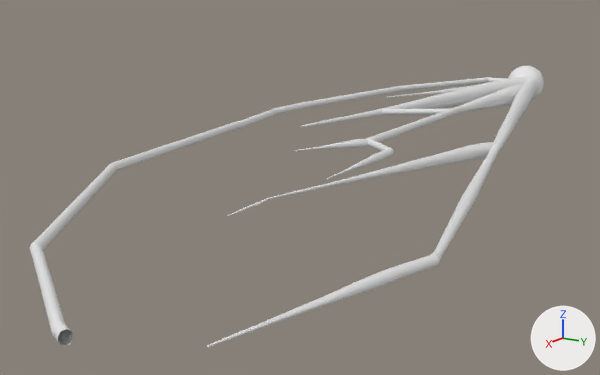
The Blender file DustMiteLegs1.blend as it was, and as the next commit left it.
Rendered twice from a 50 mm camera at (8.12, 4.14, 1.68) aimed at (1.05, -0.6, -0.52). Arrows for +X, +Y and +Z are at lower right; the lights stay in place. The first picture is the older version.

Before the edit, the objects in view are built like this:
```python
ob_cylinder_001 = bpy.data.objects.new('Cylinder.001', me_cylinder_002)
ob_cylinder_001.location = (0.377, 1.209, 0.0)
ob_cylinder_001.rotation_euler = (-17.28, 1.571, 4.462)  # degrees (90, 90, 256)
ob_cylinder_001.scale = (0.0721, 0.0734, 0.349)
ob_cylinder_012 = bpy.data.objects.new('Cylinder.012', me_cylinder_021)
ob_cylinder_012.location = (-3.952, -1.184, 0.0)
ob_cylinder_012.rotation_euler = (0.183, 1.571, -0.2)  # degrees (10, 90, -11)
ob_cylinder_012.scale = (0.04, 0.04, 1.0)
ob_cylinder_013 = bpy.data.objects.new('Cylinder.013', me_cylinder_022)
ob_cylinder_013.location = (-2.002, -1.692, 0.0)
ob_cylinder_013.rotation_euler = (-0.00106, 1.571, -0.136)  # degrees (-0.1, 90, -7.8)
ob_cylinder_013.scale = (0.04, 0.0402, 1.14)
ob_cylinder_014 = bpy.data.objects.new('Cylinder.014', me_cylinder_023)
ob_cylinder_014.location = (-4.799, -0.552, 0.0)
ob_cylinder_014.rotation_euler = (-1.685, 1.571, 0.0)  # degrees (-97, 90, 0)
ob_cylinder_014.scale = (0.0373, 0.0373, 0.286)
ob_cylinder_015 = bpy.data.objects.new('Cylinder.015', me_cylinder_024)
ob_cylinder_015.location = (-0.496, -1.86, 0.0)
ob_cylinder_015.rotation_euler = (-0.168, 1.571, -0.208)  # degrees (-9.6, 90, -12)
ob_cylinder_015.scale = (0.0404, 0.0402, 0.39)
ob_cylinder_016 = bpy.data.objects.new('Cylinder.016', me_cylinder_025)
ob_cylinder_016.location = (0.284, -1.769, -0.009)
ob_cylinder_016.rotation_euler = (-0.209, 1.571, 0.0)  # degrees (-12, 90, 0)
ob_cylinder_016.scale = (0.0401, 0.0405, 0.493)
ob_cylinder_017 = bpy.data.objects.new('Cylinder.017', me_cylinder_026)
ob_cylinder_017.location = (1.885, -1.474, 0.0)
ob_cylinder_017.rotation_euler = (-0.171, 1.571, 0.0)  # degrees (-10, 90, 0)
ob_cylinder_017.scale = (0.04, 0.0402, 1.18)
ob_cylinder_018 = bpy.data.objects.new('Cylinder.018', me_cylinder_027)
ob_cylinder_018.location = (3.974, -0.647, 0.0)
ob_cylinder_018.rotation_euler = (-0.595, 1.571, 0.0)  # degrees (-34, 90, 0)
ob_cylinder_018.scale = (0.04, 0.0402, 1.14)
ob_cylinder_019 = bpy.data.objects.new('Cylinder.019', me_cylinder_028)
ob_cylinder_019.location = (5.297, 0.549, 0.0)
ob_cylinder_019.rotation_euler = (0.183, 1.571, 1.153)  # degrees (10, 90, 66)
ob_cylinder_019.scale = (0.0428, 0.0358, 0.721)
# also in view: 'Cylinder.004' at (-2.5, -0.43, 0.0); 'Cylinder.008' at (4.52, 2.0, 0.0); 'Cylinder.005' at (-0.16, 0.02, 0.0); 'Cylinder.002' at (-2.44, 0.08, 0.0); 'Cylinder' at (-0.53, 0.98, 0.0)
```
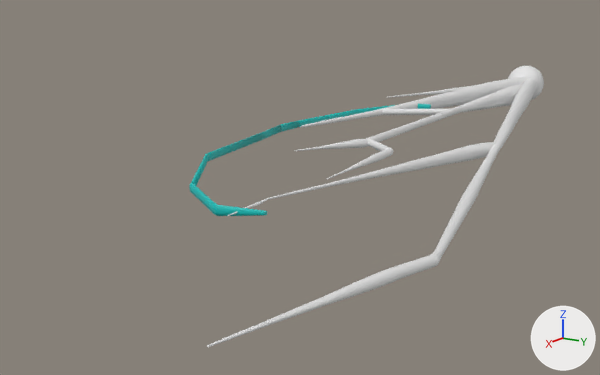
Commit message: finsihed outline part

Where the change shows, as pixel boxes [x1, y1, x2, y2] in the pictures (600 x 375 px):
'Outline', added: after [189, 104, 431, 216]
'Cylinder.019', deleted: before [30, 241, 69, 342]
'Cylinder.018', deleted: before [30, 163, 118, 250]
'Cylinder.017', deleted: before [113, 121, 241, 171]
'Cylinder.013', deleted: before [305, 86, 402, 108]
'Cylinder.012', deleted: before [401, 77, 491, 91]
'Cylinder.016', deleted: before [237, 110, 274, 129]
'Cylinder.003', deleted: before [52, 322, 73, 346]
'Cylinder.015', deleted: before [269, 102, 306, 115]
'Cylinder.014', deleted: before [489, 78, 505, 82]

The change, as a list of edits to the scene's bpy script:
```text
Add mat_outline:
    mat_outline = principled_material('outline')
    mat_outline.base_color = (0.0, 0.53, 0.5)  # cyan #00c0bc
Add me_cylinder_054_1:
    me_cylinder_054_1.from_pydata(...)  # 793 vertices, 507 faces; spans x -1.0..1.0, y -125.0..167.0, z -2.0..3.0
    me_cylinder_054_1.polygons.foreach_set('use_smooth', [True] * 507)
    me_cylinder_054_1.materials.append(mat_outline)  # cyan #00c0bc
Remove ob_cylinder_012:
    ob_cylinder_012 = bpy.data.objects.new('Cylinder.012', me_cylinder_021)
    ob_cylinder_012.location = (-3.952, -1.184, 0.0)
    ob_cylinder_012.rotation_euler = (0.183, 1.571, -0.2)  # degrees (10, 90, -11)
    ob_cylinder_012.scale = (0.04, 0.04, 1.0)
Remove ob_cylinder_013:
    ob_cylinder_013 = bpy.data.objects.new('Cylinder.013', me_cylinder_022)
    ob_cylinder_013.location = (-2.002, -1.692, 0.0)
    ob_cylinder_013.rotation_euler = (-0.00106, 1.571, -0.136)  # degrees (-0.1, 90, -7.8)
    ob_cylinder_013.scale = (0.04, 0.0402, 1.14)
Remove ob_cylinder_014:
    ob_cylinder_014 = bpy.data.objects.new('Cylinder.014', me_cylinder_023)
    ob_cylinder_014.location = (-4.799, -0.552, 0.0)
    ob_cylinder_014.rotation_euler = (-1.685, 1.571, 0.0)  # degrees (-97, 90, 0)
    ob_cylinder_014.scale = (0.0373, 0.0373, 0.286)
Remove ob_cylinder_015:
    ob_cylinder_015 = bpy.data.objects.new('Cylinder.015', me_cylinder_024)
    ob_cylinder_015.location = (-0.496, -1.86, 0.0)
    ob_cylinder_015.rotation_euler = (-0.168, 1.571, -0.208)  # degrees (-9.6, 90, -12)
    ob_cylinder_015.scale = (0.0404, 0.0402, 0.39)
Remove ob_cylinder_016:
    ob_cylinder_016 = bpy.data.objects.new('Cylinder.016', me_cylinder_025)
    ob_cylinder_016.location = (0.284, -1.769, -0.009)
    ob_cylinder_016.rotation_euler = (-0.209, 1.571, 0.0)  # degrees (-12, 90, 0)
    ob_cylinder_016.scale = (0.0401, 0.0405, 0.493)
Remove ob_cylinder_017:
    ob_cylinder_017 = bpy.data.objects.new('Cylinder.017', me_cylinder_026)
    ob_cylinder_017.location = (1.885, -1.474, 0.0)
    ob_cylinder_017.rotation_euler = (-0.171, 1.571, 0.0)  # degrees (-10, 90, 0)
    ob_cylinder_017.scale = (0.04, 0.0402, 1.18)
Remove ob_cylinder_018:
    ob_cylinder_018 = bpy.data.objects.new('Cylinder.018', me_cylinder_027)
    ob_cylinder_018.location = (3.974, -0.647, 0.0)
    ob_cylinder_018.rotation_euler = (-0.595, 1.571, 0.0)  # degrees (-34, 90, 0)
    ob_cylinder_018.scale = (0.04, 0.0402, 1.14)
Remove ob_cylinder_019:
    ob_cylinder_019 = bpy.data.objects.new('Cylinder.019', me_cylinder_028)
    ob_cylinder_019.location = (5.297, 0.549, 0.0)
    ob_cylinder_019.rotation_euler = (0.183, 1.571, 1.153)  # degrees (10, 90, 66)
    ob_cylinder_019.scale = (0.0428, 0.0358, 0.721)
Remove ob_cylinder_003:
    ob_cylinder_003 = bpy.data.objects.new('Cylinder.003', me_cylinder_054)
    ob_cylinder_003.location = (5.521, 1.578, 0.0)
    ob_cylinder_003.rotation_euler = (-1.941, 1.571, 0.0)  # degrees (-111, 90, 0)
    ob_cylinder_003.scale = (0.0428, 0.0361, 0.756)
Add ob_outline:
    ob_outline = bpy.data.objects.new('Outline', me_cylinder_054_1)
    ob_outline.location = (1.504, -0.402, 0.0)
    ob_outline.rotation_euler = (-1.941, 1.571, 0.0)  # degrees (-111, 90, 0)
    ob_outline.scale = (0.0428, 0.0181, 0.378)
```
